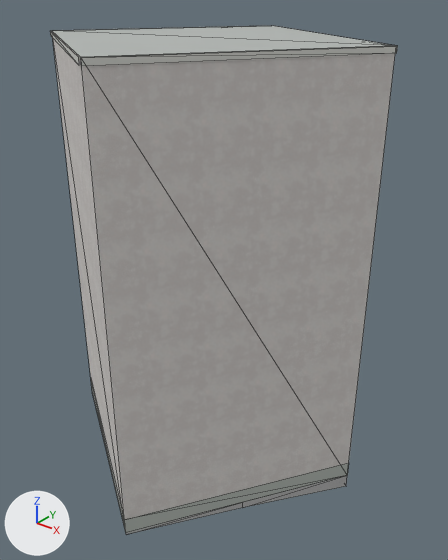
The Blender file assets/blender/buildings/osm-way-7670452.blend: old version first, new version second.
Both versions are drawn from a camera (50 mm lens) standing at (7.97, -9.28, 9.97) and looking at (0.39, 0.2, 4.09). Every picture has the same lights, and +X, +Y and +Z are marked at lower left. The picture after the commit comes second. Mesh edges are drawn as thin lines.

Objects in the first picture: 'building foundation 7670452', 'reality 7670452 near reality aged pale plaster', 'reality 7670452 near reality concrete plinth', 'reality 7670452 near reality flat weathered roof', 'reality 7670452 near reality pale aluminum sill'.
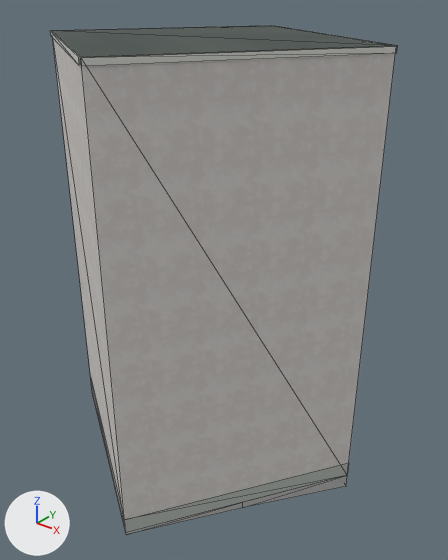
Where the change shows, as pixel boxes [x1, y1, x2, y2] in the pictures (448 x 560 px):
'reality 7670452 near reality flat weathered roof', surface changed (darker): [53, 26, 390, 57] in both
part 1 of me_reality_7670452_near_reality_pale_aluminum_sill, built on: [50, 26, 390, 64] in both

Edits to the bpy script that builds the scene:
```text
Add img_roof_color_png:
    img_roof_color_png = load_image('roof-color.png', '../../../public/models/architecture/textures/roof-color.png', 256, 256, 'sRGB')
Add img_roof_normal_png:
    img_roof_normal_png = load_image('roof-normal.png', '../../../public/models/architecture/textures/roof-normal.png', 256, 256, 'Non-Color')
Change mat_reality_flat_weathered_roof:
    remove # nodes: BsdfPrincipled, OutputMaterial
    remove # colours: grey #b3b7b4
    nodes: BsdfPrincipled, MixRGB, NormalMap, OutputMaterial, TexImage x2
    colours: white #ffffff
    uses the picture img_roof_color_png
    uses the picture img_roof_normal_png
Change me_reality_7670452_near_reality_pale_aluminum_sill:
    used by ob_reality_7670452_near_reality_pale_aluminum_sill; parent = ob_osm_way_7670452; location = (0.0, 0.0, 0.0)
    remove me_reality_7670452_near_reality_pale_aluminum_sill.from_pydata(...)  # 16 vertices, 8 faces; spans x -3.5..3.53, y -3.51..3.48, z 8.89..9.0
    add me_reality_7670452_near_reality_pale_aluminum_sill.from_pydata(...)  # 32 vertices, 16 faces; spans x -3.5..3.53, y -3.51..3.48, z 8.89..9.0
    me_reality_7670452_near_reality_pale_aluminum_sill part 1
    8 faces are deleted
    8 vertices are added at x -3.48..3.5, y -3.48..3.45, z 9.0
    8 new vertices lie (0.0, 0.0, 0.11) away from vertices in x -3.5..3.53, y -3.51..3.48, z 8.89
    16 new faces join them
```
